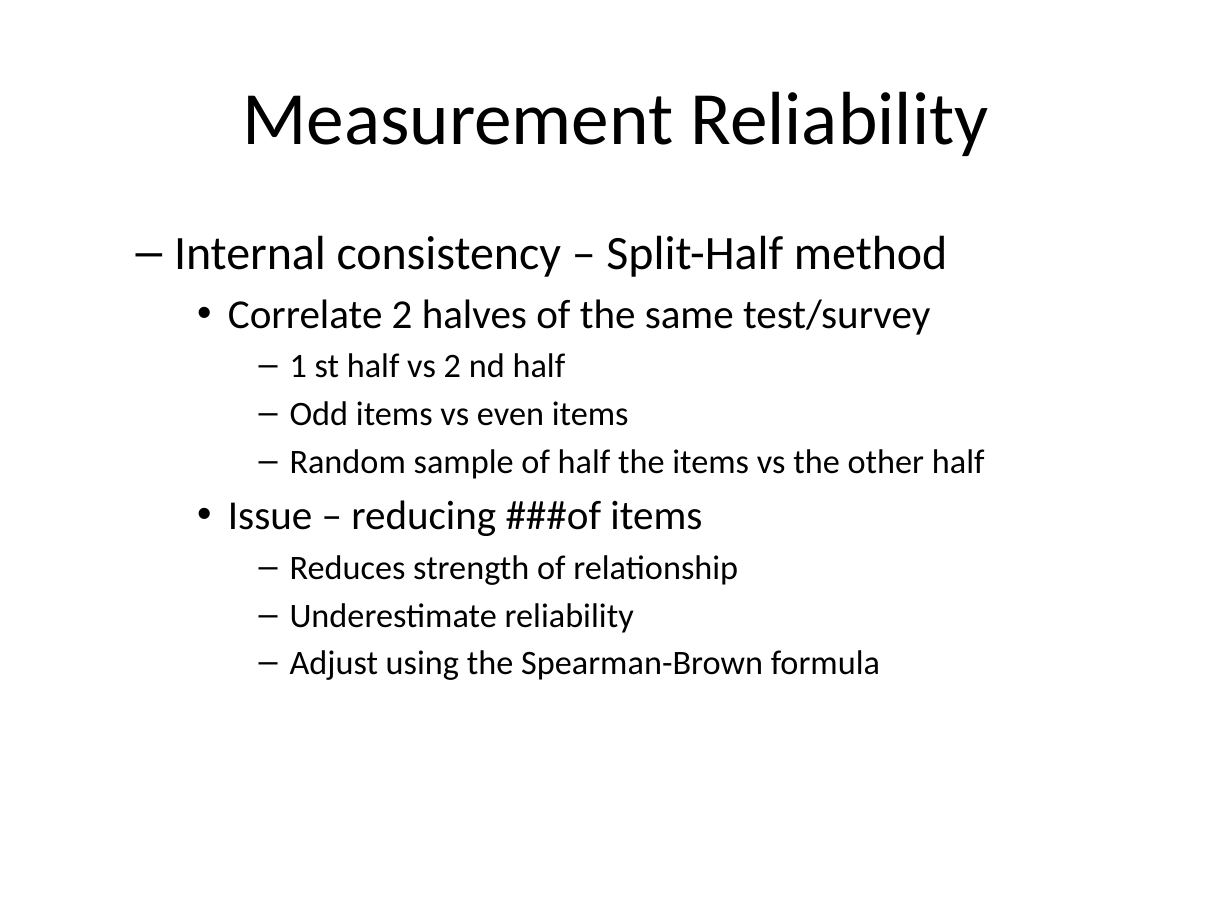
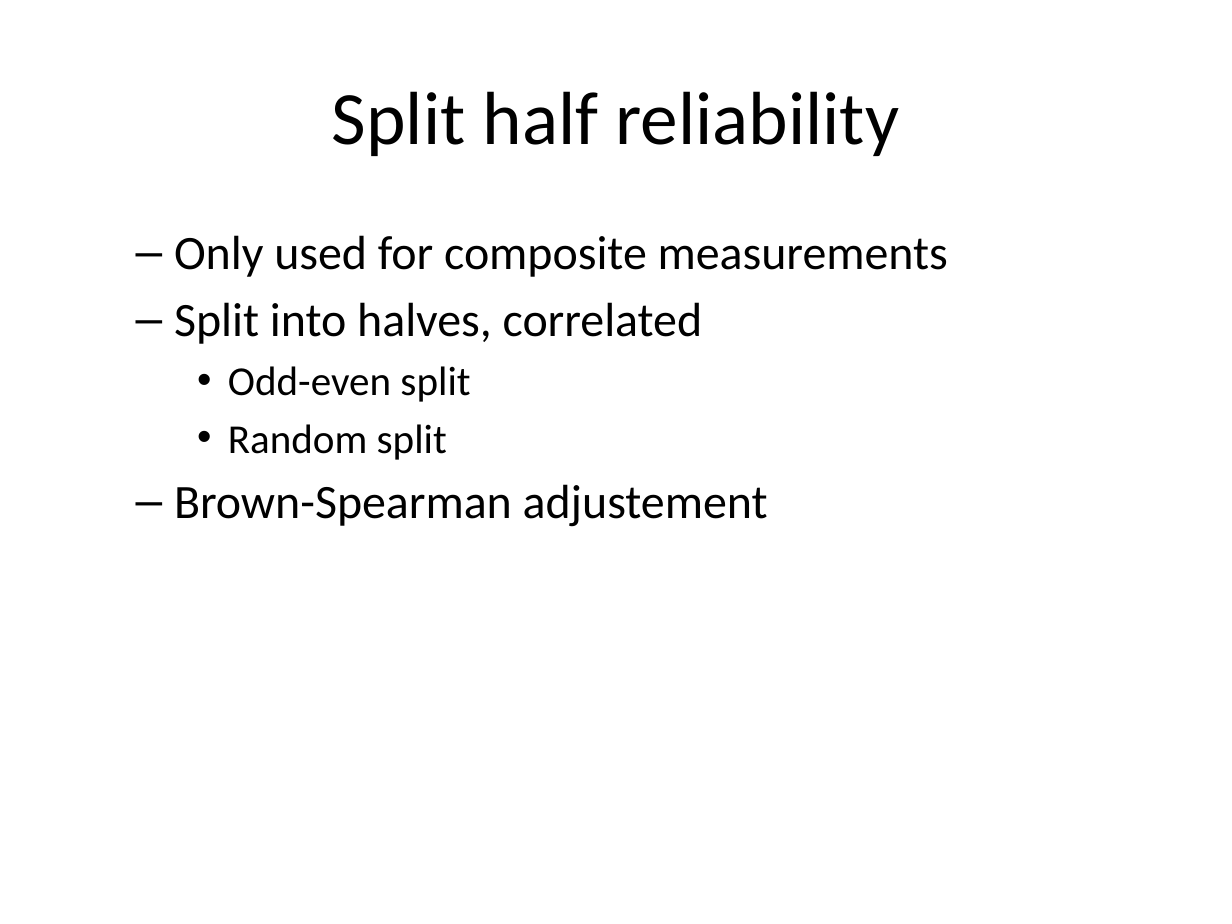
Before and after one commit to classes-medb/5510, a slide deck: slide 15 of doc/video-09-validity.pptx (slide 23 before the commit). Drawn at 1232x924 pixels with LibreOffice and Linux fonts; fonts in the diff are those of the drawing. Boxes give left, top, right and bottom in pixels: in the first picture for what was removed or moved away, otherwise in the second. Text is boxed around its words. In the diff, an @@ line names an element or a change of style, - is before the commit and + after.

```diff
--- a/doc/video-09-validity.pptx
+++ b/doc/video-09-validity.pptx
@@ title at box(332, 91, 899, 156): text changed @@
-Measurement Reliability
+Split half reliability
@@ text at box(174, 235, 948, 527): text changed; size 20 to 28 pt @@
-  – Internal consistency – Split-Half method
-    • Correlate 2 halves of the same test/survey
-      – 1 st half vs 2 nd half
-      – Odd items vs even items
-      – Random sample of half the items vs the other half
-    • Issue – reducing ###of items
-      – Reduces strength of relationship
-      – Underestimate reliability
-      – Adjust using the Spearman-Brown formula
+  – Only used for composite measurements
+  – Split into halves, correlated
+    • Odd-even split
+    • Random split
+  – Brown-Spearman adjustement
```
Also in this commit, not shown: 13 other slides changed, 14 slides added, 42 slides removed, 7 other files.
